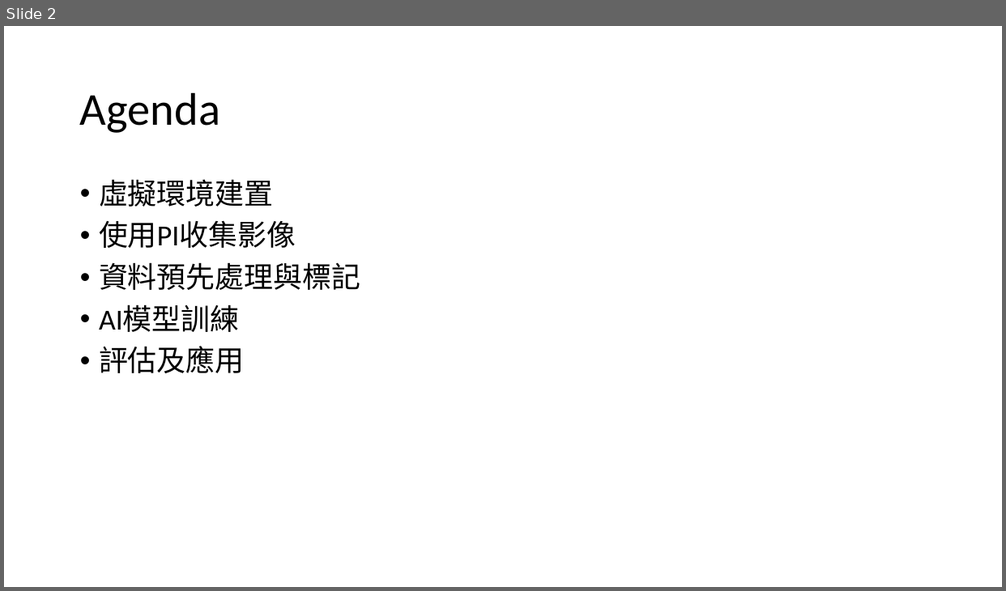
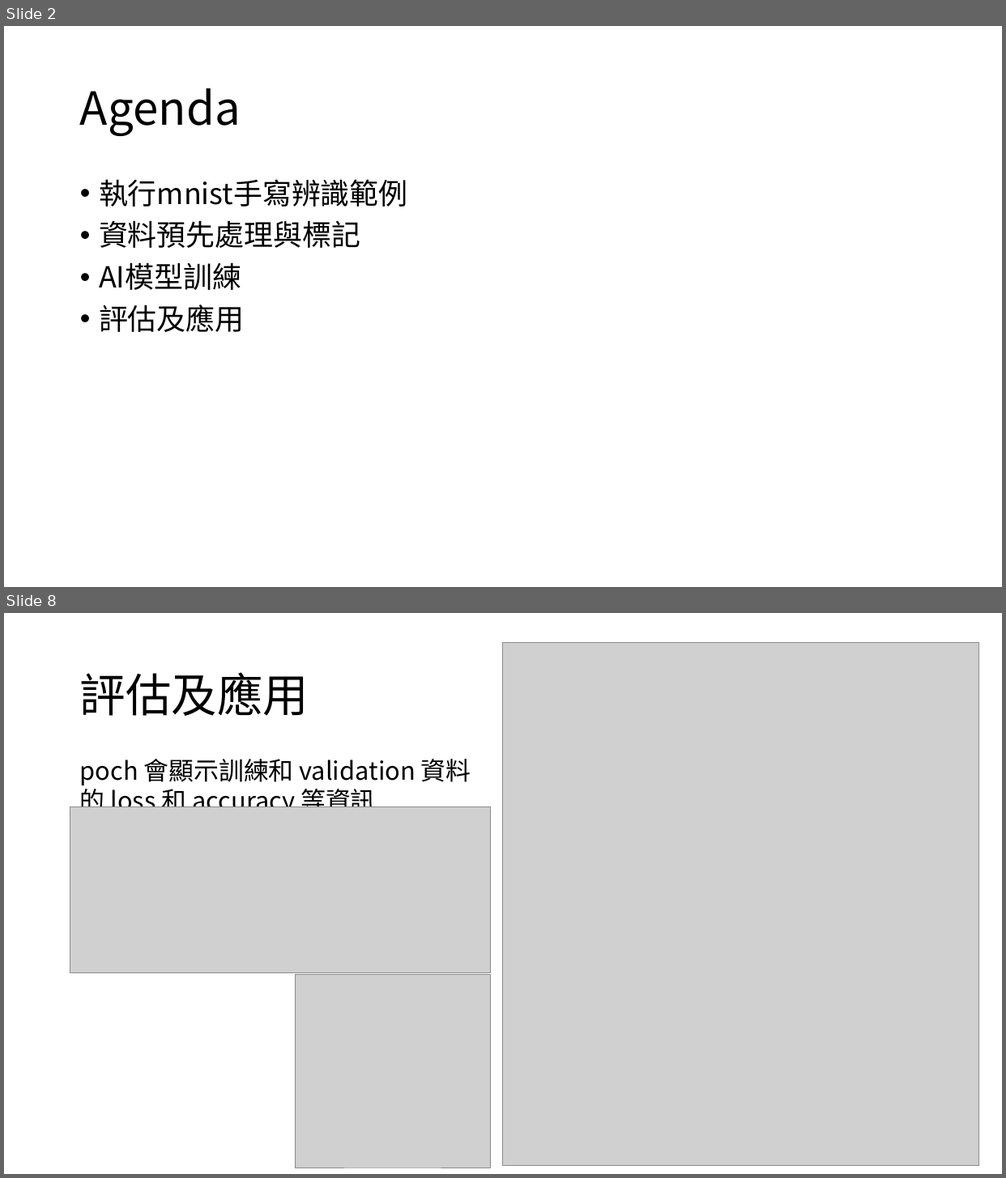
Before and after one commit to dondon1895/AI, a slide deck: Interim_report/G080A010_莊東樺_期中報告_20200430.pptx. Shown one above the other, each under a label of ours: slide 2 before the commit, slides 2 and 8 after it; the slides between them are not shown. The pictures are 1006x591 and 1006x1178 pixels, drawn with LibreOffice and Linux fonts; fonts in the diff are those of the drawing; grey boxes stand for pictures. Boxes give left, top, right and bottom in pixels: in the first picture for what was removed or moved away, otherwise in the second. Text is boxed around its words. In the diff, an @@ line names an element or a change of style, - is before the commit and + after.

```diff
--- a/Interim_report/G080A010_莊東樺_期中報告_20200430.pptx
+++ b/Interim_report/G080A010_莊東樺_期中報告_20200430.pptx
@@ slide 8 added at bbox=[4, 613, 1002, 1174], background #FFFFFF @@
@@ picture added at bbox=[503, 643, 978, 1166] @@
@@ title added at bbox=[80, 672, 309, 716], 44 pt, text #000000 @@
+評估及應用
@@ text added at bbox=[80, 759, 471, 816], 24 pt, text #000000 @@
+poch 會顯示訓練和 validation 資料的 loss 和 accuracy 等資訊
@@ picture added at bbox=[70, 807, 491, 973] @@
@@ picture added at bbox=[296, 974, 491, 1168] @@
@@ slide 2 changed as well @@
@@ title "Agenda" at bbox=[80, 88, 241, 136]: font Calibri to Noto Sans CJK SC @@
@@ text at bbox=[99, 179, 408, 207]: text changed; font Calibri to Noto Sans CJK SC @@
-• 虛擬環境建置
-• 使用PI收集影像
+• 執行mnist手寫辨識範例
@@ text at bbox=[99, 220, 360, 332]: font Calibri to Noto Sans CJK SC in "資料預先處理與標記", "AI模型訓練", "評估及應用" @@
```
Also in this commit, not shown: 1 other slide changed, 5 other slides added, 2 slides removed.
